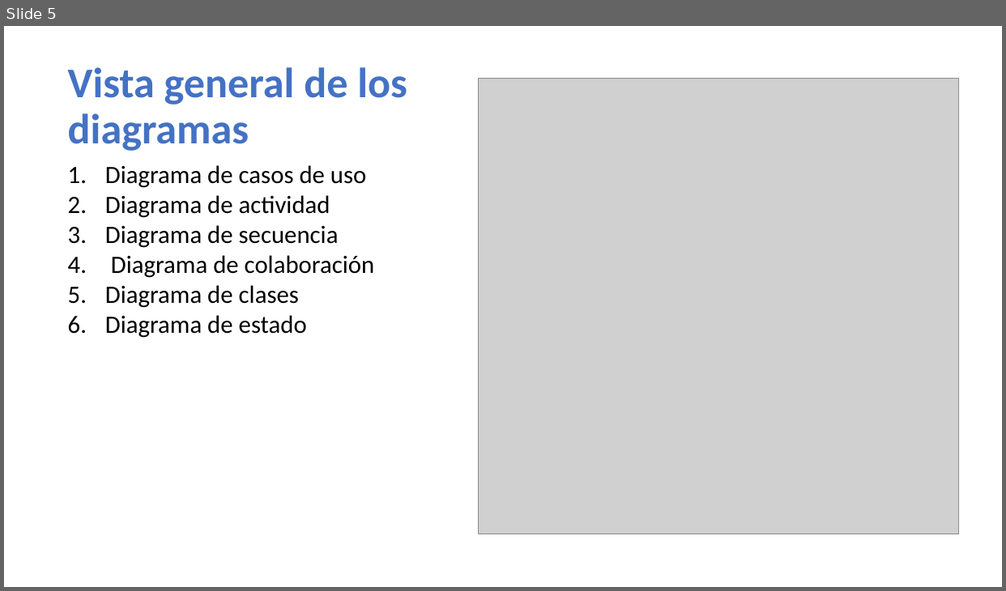
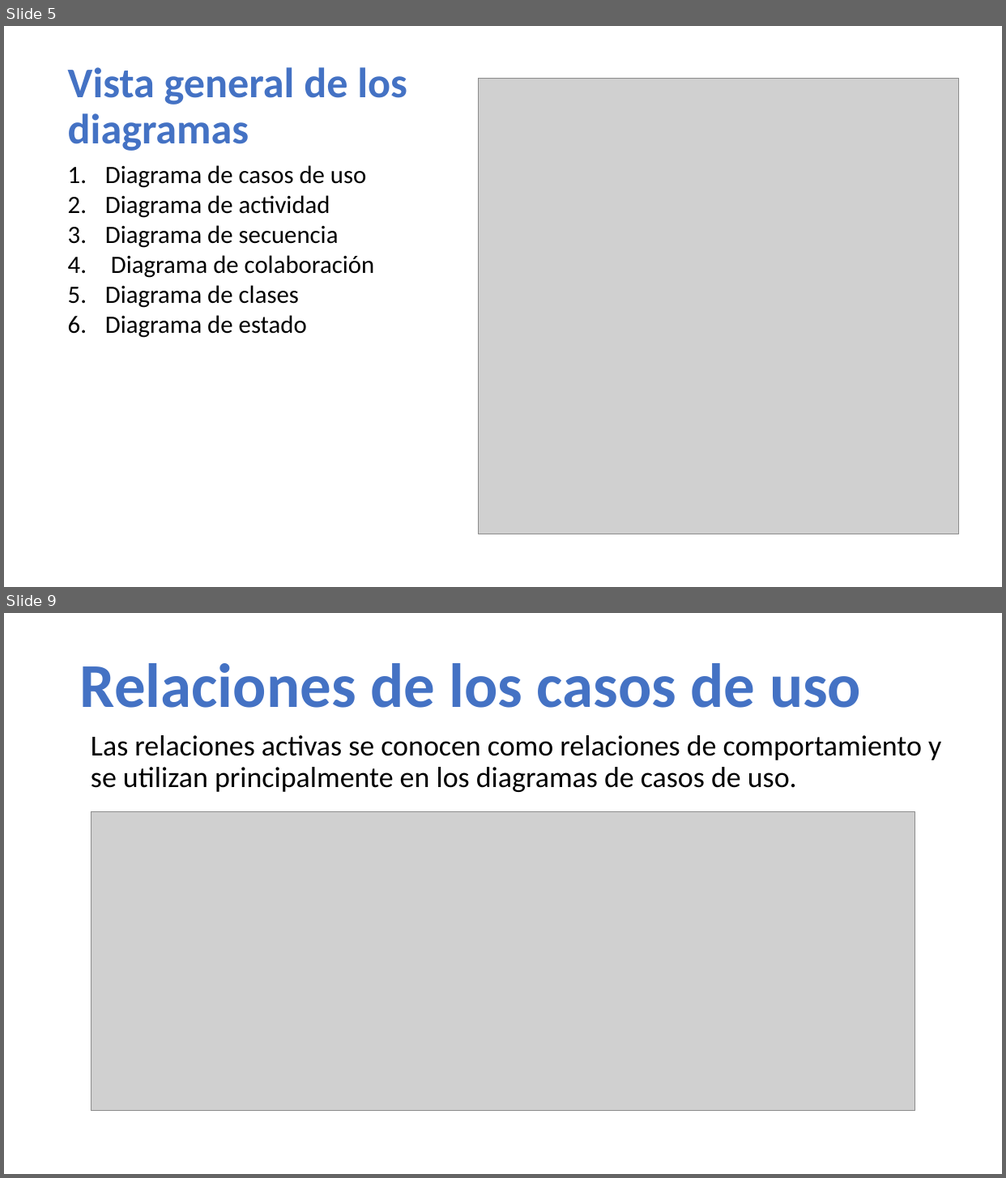
Before and after one commit to AllanNLopez/UMH-IIN024-2019, a slide deck: Unidad II/diagramas uml.pptx. Shown one above the other, each under a label of ours: slide 5 before the commit, slides 5 and 9 after it; the slides between them are not shown. The pictures are 1006x591 and 1006x1178 pixels, drawn with LibreOffice and Linux fonts; fonts in the diff are those of the drawing; grey boxes stand for pictures. Boxes give left, top, right and bottom in pixels: in the first picture for what was removed or moved away, otherwise in the second. Text is boxed around its words. In the diff, an @@ line names an element or a change of style, - is before the commit and + after.

```diff
--- a/Unidad II/diagramas uml.pptx
+++ b/Unidad II/diagramas uml.pptx
@@ slide 9 added at (4,613,1002,1174), background #FFFFFF @@
@@ title added at (80,663,861,708), 60 pt, text #4472C4, bold @@
+Relaciones de los casos de uso
@@ text added at (91,735,941,792), 28 pt, text #000000 @@
+Las relaciones activas se conocen como relaciones de comportamiento y se utilizan principalmente en los diagramas de casos de uso.
@@ picture added at (91,811,915,1111) @@
```
Also in this commit, not shown: 2 slides changed, 5 other slides added.
